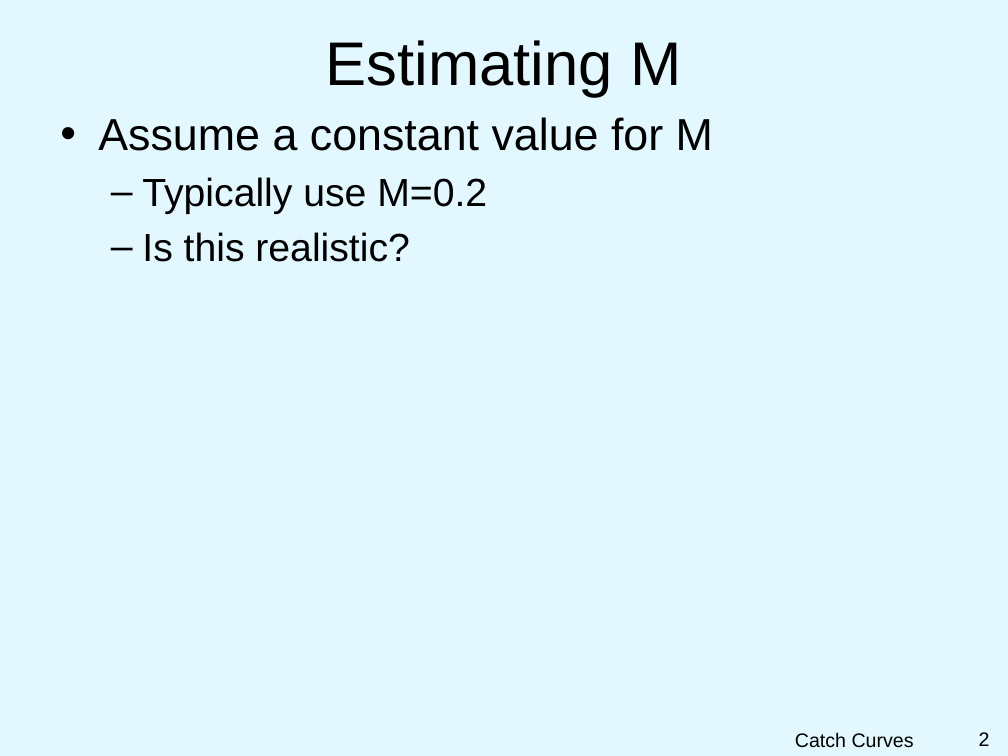
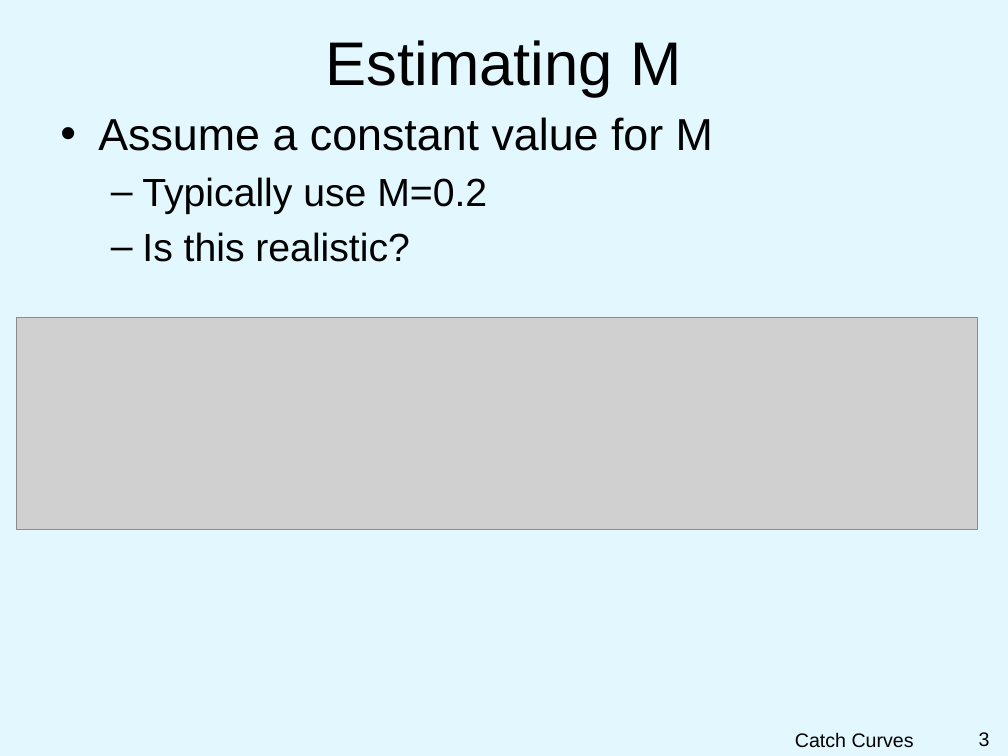
Before and after one commit to droglenc/NCNRS349, a slide deck: slide 3 of modules/Mortality/PPT_Components.pptx (slide 2 before the commit). Drawn at 1008x756 pixels with LibreOffice and Linux fonts; fonts in the diff are those of the drawing; grey boxes stand for pictures; background and template pictures are left out. Boxes give left, top, right and bottom in pixels: in the first picture for what was removed or moved away, otherwise in the second. Text is boxed around its words. In the diff, an @@ line names an element or a change of style, - is before the commit and + after.

```diff
--- a/modules/Mortality/PPT_Components.pptx
+++ b/modules/Mortality/PPT_Components.pptx
@@ picture added at (17,318,979,529) @@
@@ page number at (979,732,990,747): text changed @@
-2
+3
```
Also in this commit, not shown: 3 other slides changed, 3 slides added, 1 other file.
